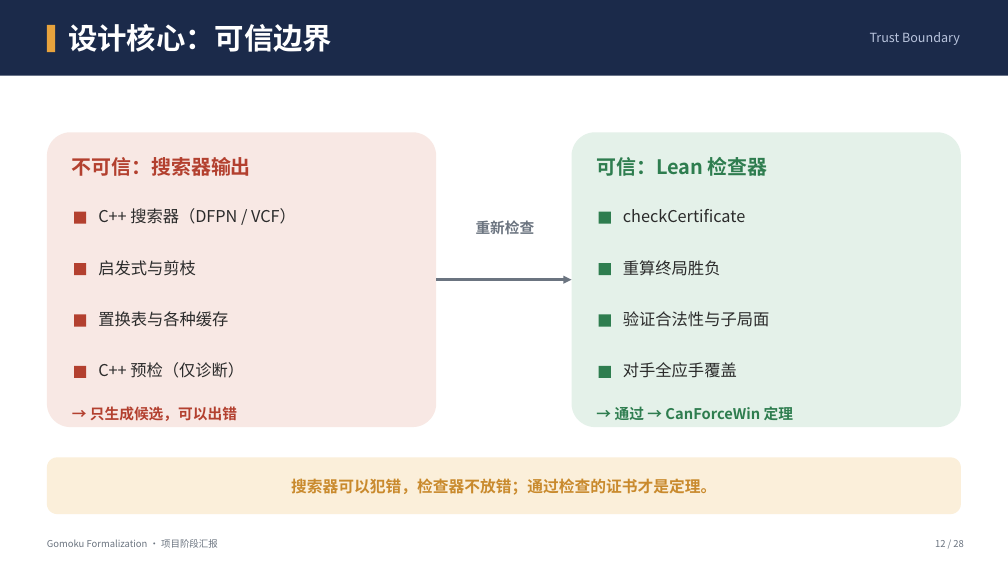
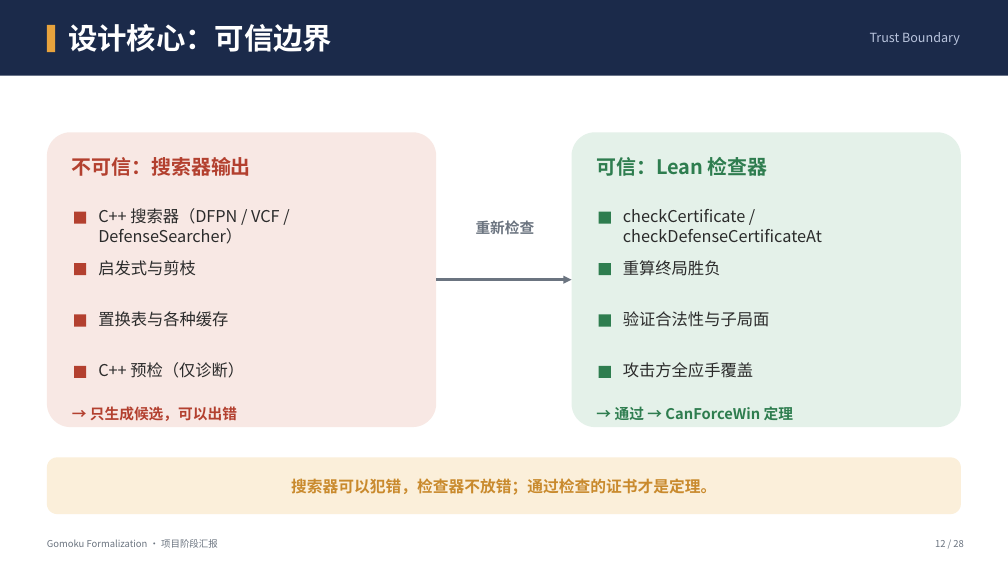
Before and after one commit to 123tg/GomokuFormalization, a slide deck: slide 12 of 五子棋项目阶段汇报.pptx. Drawn at 1008x567 pixels with LibreOffice and Linux fonts; fonts in the diff are those of the drawing. Boxes give left, top, right and bottom in pixels: in the first picture for what was removed or moved away, otherwise in the second. Text is boxed around its words. In the diff, an @@ line names an element or a change of style, - is before the commit and + after.

Commit message:
fix: update PPT searcher sections to two-mode architecture (DFPN/VCF + DefenseSearcher); fix BOARD_DIR path; regenerate 28-slide deck

```diff
--- a/五子棋项目阶段汇报.pptx
+++ b/五子棋项目阶段汇报.pptx
@@ text at [98,208,280,244]: text changed @@
-C++ 搜索器（DFPN / VCF）
+C++ 搜索器（DFPN / VCF / DefenseSearcher）
@@ text at [623,209,822,242]: text changed @@
-checkCertificate
+checkCertificate / checkDefenseCertificateAt
@@ text at [623,362,753,378]: text changed @@
-对手全应手覆盖
+攻击方全应手覆盖
```
Also in this commit, not shown: 3 other slides changed, 1 other file.
